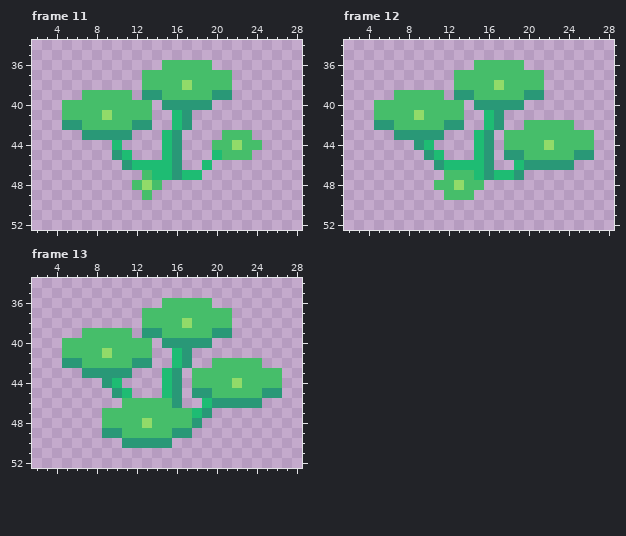
Edited in one commit: pixel-art file (assets/Flowers/Lupine/lupine_grow.ase). The picture above is the old version.
32x64 pixels, 13 frames. Shown: frame 11: x 2..28, y 34..52; frame 12: x 2..28, y 34..52; frame 13: x 2..28, y 34..52. The commit also changed other frames, which this record leaves out.
After:
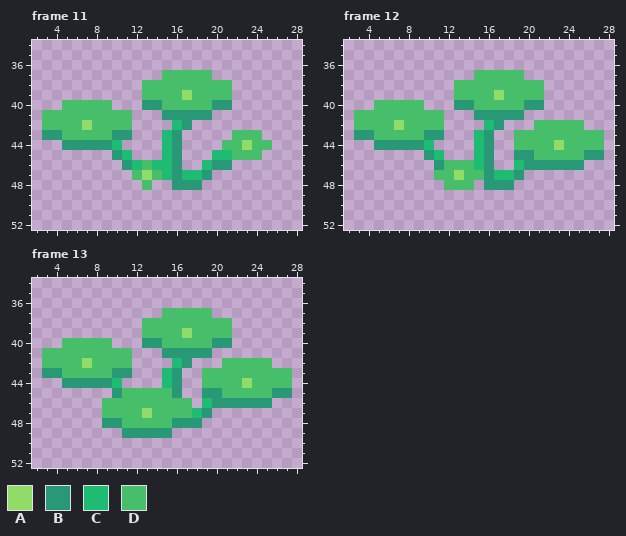
Palette (. is transparent): A #91db69  B #299877  C #1ebc73  D #46be6a
Diff:
Frame 11:
y 36: x 15..19 DDDDD -> .....
y 37: x 13..14 DD -> ..; x 20..21 DD -> ..
y 38: x 17 A -> D
y 39: x 7..11 DDDDD -> .....; x 13..14 BB -> DD; x 17 D -> A; x 20..21 BB -> DD
y 40: x 10..21 DDDD.BBBBB.. -> ...BBDDDDDBB
y 41: x 3..4 .. -> DD; x 9 A -> D; x 12..13 DD -> ..; x 15..16 .C -> BB; x 18..19 .. -> BB
y 42: x 3..7 ..BBD -> DDDDA; x 12..13 BB -> ..
y 43: x 3..9 ....BBB -> BBDDDDD; x 21 D -> .; x 24 . -> D
y 44: x 5..9 ..... -> BBBBB; x 20 D -> .; x 22..23 AD -> DA; x 25 . -> D
y 45: x 21 D -> C; x 24 . -> D
y 46: x 13 C -> D; x 20..21 .. -> BB
y 47: x 12..14 .DC -> DAD; x 19 . -> B
y 48: x 12..14 DAD -> .D.; x 16..18 ... -> BBB
y 49: x 13 D -> .
Frame 12:
y 36: x 15..19 DDDDD -> .....
y 37: x 13..14 DD -> ..; x 20..21 DD -> ..
y 38: x 17 A -> D
y 39: x 7..11 DDDDD -> .....; x 13..14 BB -> DD; x 17 D -> A; x 20..21 BB -> DD
y 40: x 10..21 DDDD.BBBBB.. -> ...BBDDDDDBB
y 41: x 3..4 .. -> DD; x 9 A -> D; x 12..13 DD -> ..; x 15..16 .C -> BB; x 18..19 .. -> BB
y 42: x 3..7 ..BBD -> DDDDA; x 12..13 BB -> ..; x 20 D -> .; x 25 . -> D
y 43: x 3..9 ....BBB -> BBDDDDD; x 18 D -> .; x 27 . -> D
y 44: x 5..8 .... -> BBBB; x 18 D -> .; x 22..23 AD -> DA; x 27 . -> D
y 45: x 18 B -> .; x 20 D -> B; x 25 B -> D; x 27 . -> B
y 46: x 12..14 CCC -> DDD; x 25 . -> B
y 47: x 11 . -> D; x 13 D -> A; x 15 C -> D
y 48: x 11 D -> .; x 13 A -> D; x 15..18 D... -> .BBB
y 49: x 12..14 DDD -> ...
Frame 13:
y 36: x 15..19 DDDDD -> .....
y 37: x 13..14 DD -> ..; x 20..21 DD -> ..
y 38: x 17 A -> D
y 39: x 7..11 DDDDD -> .....; x 13..14 BB -> DD; x 17 D -> A; x 20..21 BB -> DD
y 40: x 10..21 DDDD.BBBBB.. -> ...BBDDDDDBB
y 41: x 3..4 .. -> DD; x 9 A -> D; x 12..13 DD -> ..; x 15..16 .C -> BB; x 18..19 .. -> BB
y 42: x 3..7 ..BBD -> DDDDA; x 12..13 BB -> ..; x 20 D -> .; x 25 . -> D
y 43: x 3..9 ....BBB -> BBDDDDD; x 18 D -> .; x 27 . -> D
y 44: x 5..8 .... -> BBBB; x 18 D -> .; x 22..23 AD -> DA; x 27 . -> D
y 45: x 11..15 C...C -> DDDDD; x 18 B -> .; x 20 D -> B; x 25 B -> D; x 27 . -> B
y 46: x 9..10 .. -> DD; x 16..17 B. -> DD; x 25 . -> B
y 47: x 13 D -> A
y 48: x 9..10 DD -> BB; x 13 A -> D; x 16..17 DD -> BB
y 49: x 9..17 BBDDDDDBB -> ..BBBBB..
y 50: x 11..15 BBBBB -> .....
